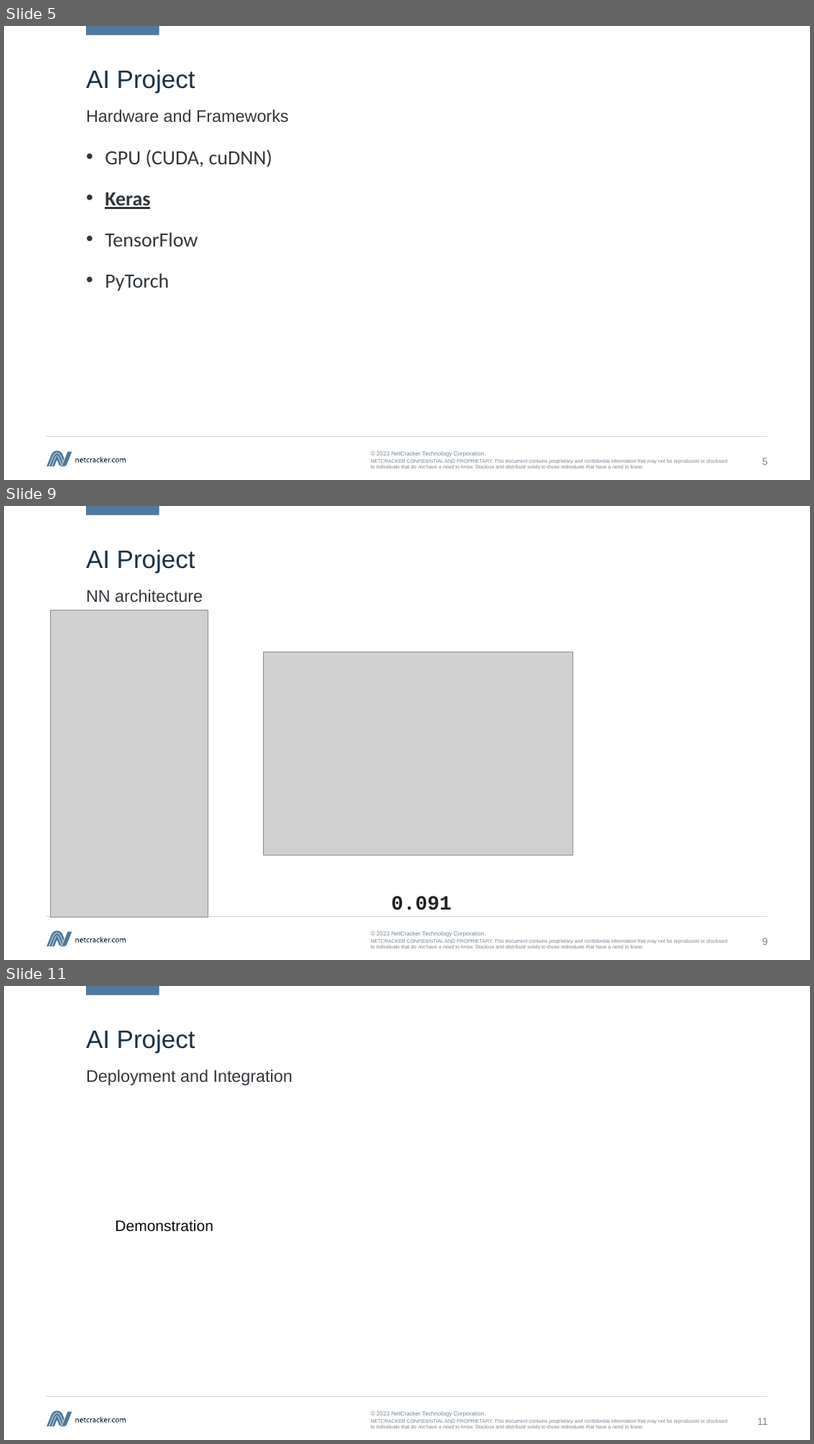
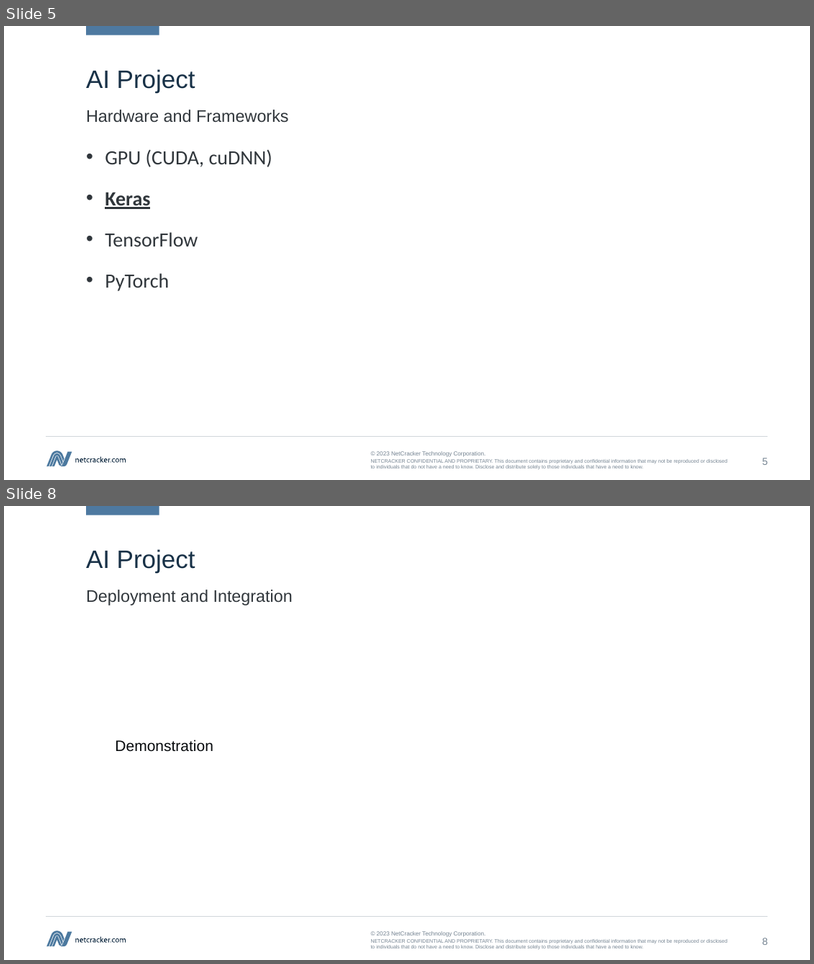
Before and after one commit to kvoloshenko/CLA, a slide deck: CLA_AI_01_en.pptx. Shown one above the other, each under a label of ours: slides 5, 9 and 11 before the commit, slides 5 and 8 after it; the slides between them are not shown. The pictures are 814x1444 and 814x964 pixels, drawn with LibreOffice and Linux fonts; fonts in the diff are those of the drawing; grey boxes stand for pictures. Boxes give left, top, right and bottom in pixels: in the first picture for what was removed or moved away, otherwise in the second. Text is boxed around its words. In the diff, an @@ line names an element or a change of style, - is before the commit and + after.

```diff
--- a/CLA_AI_01_en.pptx
+++ b/CLA_AI_01_en.pptx
@@ slide 9 removed at bbox=[4, 506, 810, 960], background #FFFFFF; not listed: 19 template elements that a slide beside it also shows @@
@@ title removed at bbox=[86, 549, 196, 573] @@
-AI Project
@@ text removed at bbox=[86, 590, 203, 602] @@
-NN architecture
@@ picture removed at bbox=[50, 610, 208, 917] @@
@@ picture removed at bbox=[263, 651, 574, 855] @@
@@ text removed at bbox=[391, 896, 452, 910] @@
-0.091
@@ what was slide 11 is now slide 8 @@
@@ page number at bbox=[763, 937, 769, 944]: text changed @@
-11
+8
```
Also in this commit, not shown: 4 slides changed, 1 other slide removed, 2 other files.
